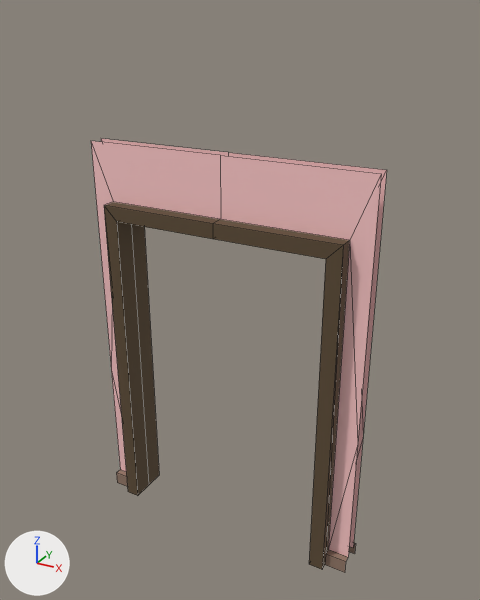
One commit to the FBX model Content/Game_Art/FBX/Archi/SM_Cadre_porte_Double_1x2.fbx: the scene before it, then after it.
One viewpoint serves both versions: a 50 mm camera at (2.05, -3.52, 3.61) aimed at (0.07, 0.07, 1.82). Lighting does not change. The marker at lower left points along +X, +Y and +Z. Mesh edges are drawn as thin lines.

In view in the first picture: 'SM_Cadre_porte_Double_1x2'.
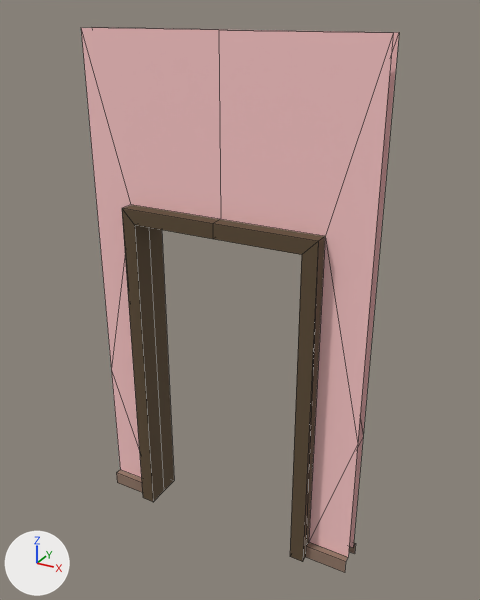
The change, as a diff of the scene's bpy script:
```diff
--- a/Content/Game_Art/FBX/Archi/SM_Cadre_porte_Double_1x2.fbx.py
+++ b/Content/Game_Art/FBX/Archi/SM_Cadre_porte_Double_1x2.fbx.py
@@ me_mesh @@
 me_mesh.from_pydata(...)  # 65 vertices, 52 faces; spans x -1.0..1.0, y -0.15..0.15, z 0.0..2.8
 # used by ob_sm_cadre_porte_double_1x2; location = (0.0, 0.0, 0.0)
+# me_mesh part 1: all 18 vertices in x 0.75..0.85, y -0.15..0.15, z 0.0..2.4 are moved by (-0.15, 0.0, 0.0)
+# me_mesh part 2: all 6 vertices in x -1.0..1.0, y -0.05..0.05, z 2.8 are moved by (0.0, 0.0, 0.7)
+# me_mesh part 3: all 18 vertices in x -0.85..-0.75, y -0.15..0.15, z 0.0..2.4 are moved by (0.15, 0.0, 0.0)
 me_mesh.materials.append(mat_mur)
```

What differs and where, as boxes [x1, y1, x2, y2] in the pictures (480 x 600 px; the box of a moved part takes in the faces that stretch with it):
'SM_Cadre_porte_Double_1x2', reshaped (7% wider, 26% taller)
    before: [91, 139, 387, 573]
    after: [81, 27, 399, 573]
part 1 of me_mesh, moved or reshaped
    both: [213, 220, 363, 573]
part 2 of me_mesh, moved or reshaped
    before: [91, 139, 387, 438]
    after: [81, 27, 399, 441]
part 3 of me_mesh, moved or reshaped
    before: [104, 202, 221, 496]
    after: [111, 205, 221, 502]
